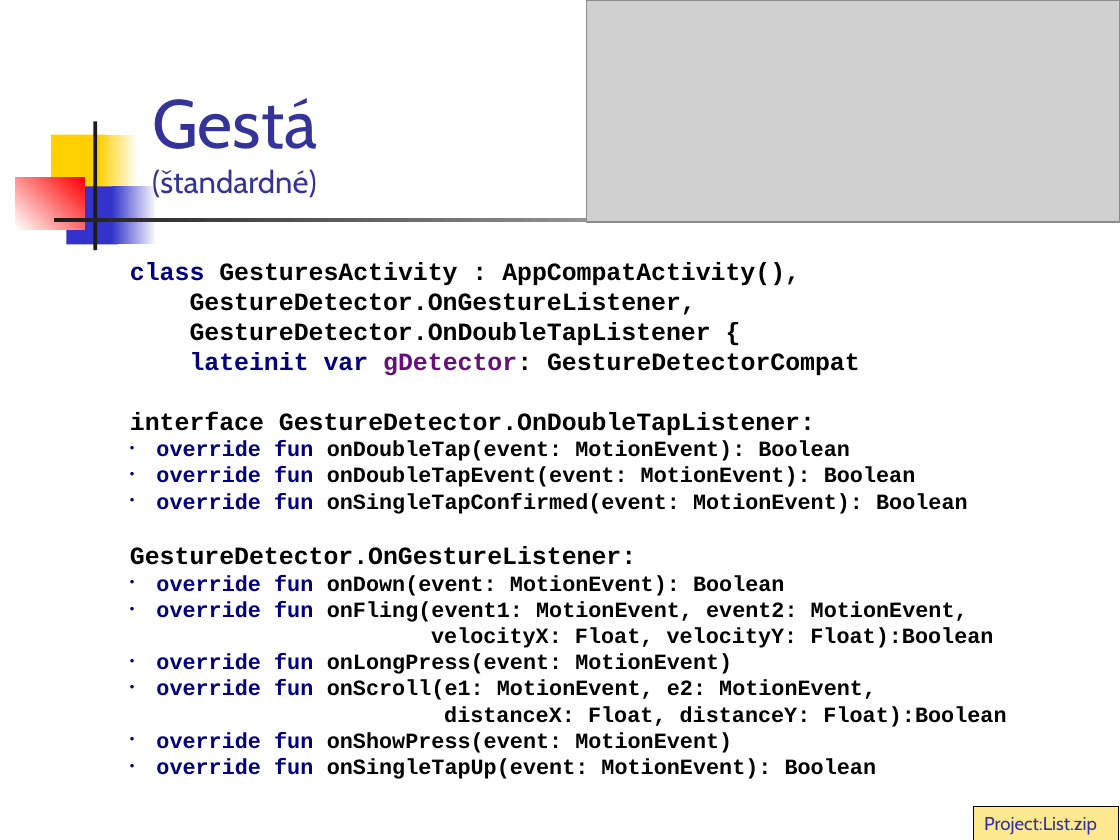
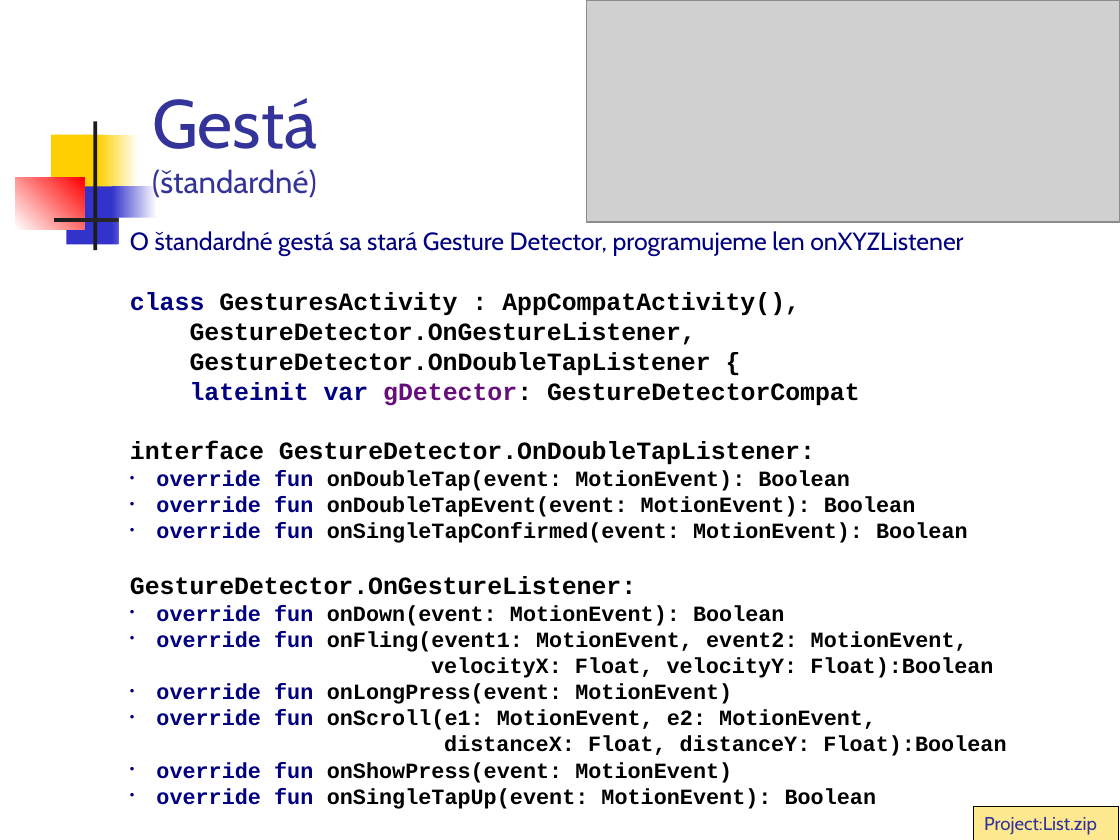
Before and after one commit to vmandro/Prednasky, a slide deck: slide 15 of 05/05_Android.ppt (slide 14 before the commit). Drawn at 1120x840 pixels with LibreOffice and Linux fonts; fonts in the diff are those of the drawing; grey boxes stand for pictures. Boxes give left, top, right and bottom in pixels: in the first picture for what was removed or moved away, otherwise in the second. Text is boxed around its words. In the diff, an @@ line names an element or a change of style, - is before the commit and + after.

```diff
--- a/05/05_Android.ppt
+++ b/05/05_Android.ppt
@@ text "O štandardné gestá sa stará ...": place and size @@
-text "O štandardné gestá sa stará ..." at (130, 262, 1006, 779)
+text "O štandardné gestá sa stará ..." at (130, 231, 1006, 809)
@@ text at (130, 231, 963, 256): paragraph added @@
+O štandardné gestá sa stará Gesture Detector, programujeme len onXYZListener
```
Also in this commit, not shown: 11 other slides changed, 3 slides added, 1 other file.
